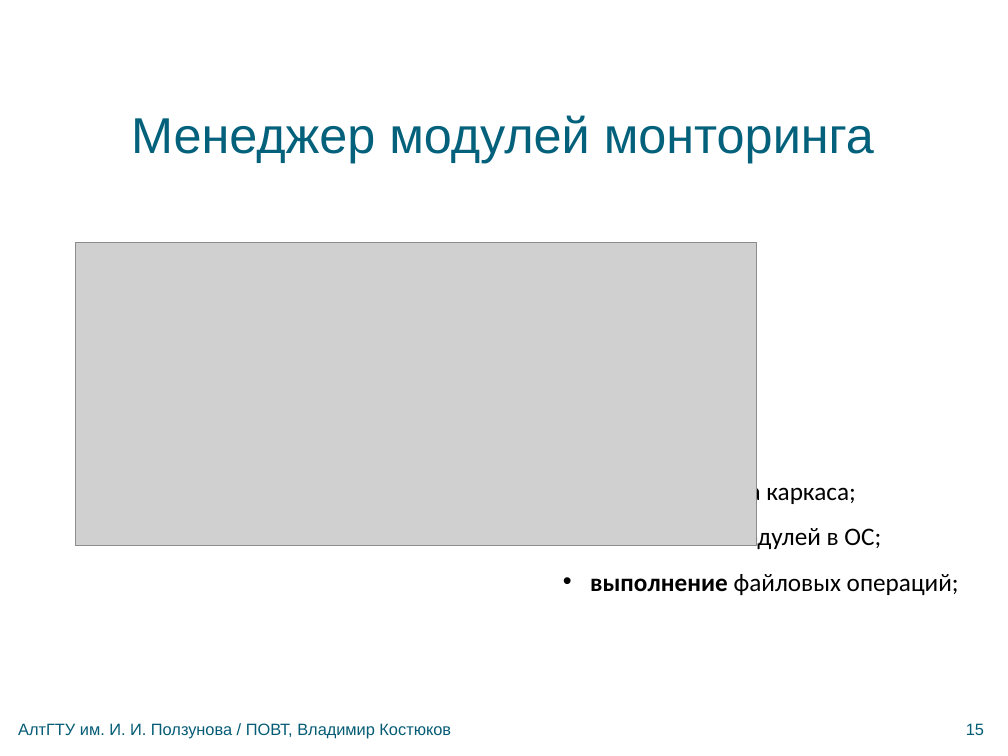
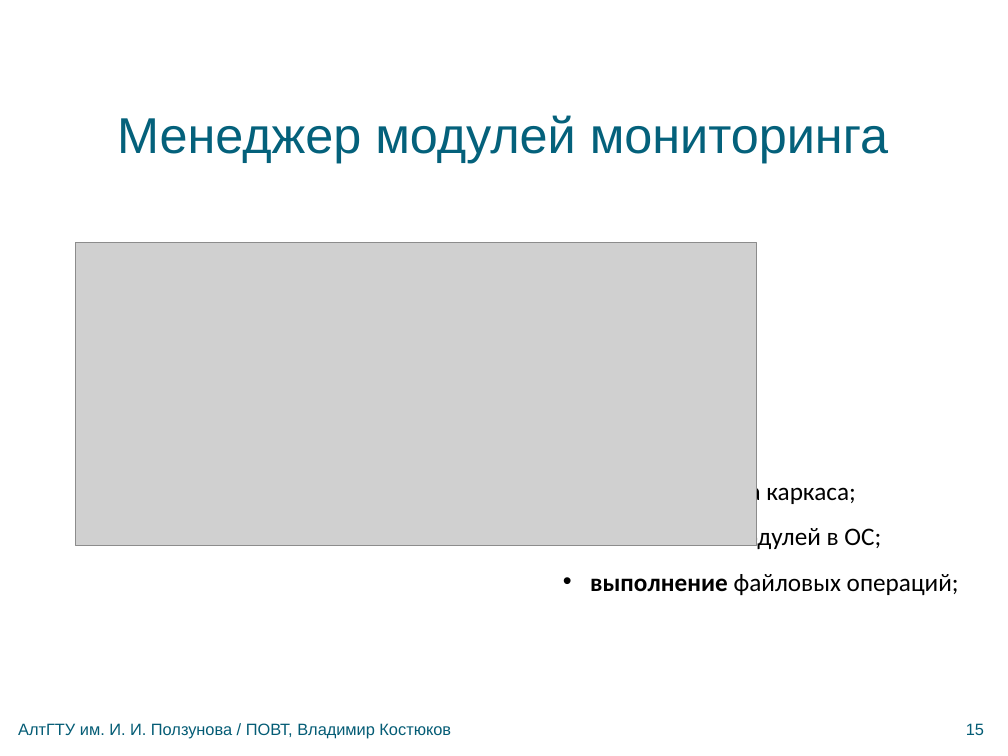
Before and after one commit to bluerain/snoopy, a slide deck: slide 15 of diploma/trunk/ppt/kostyukov.pptx. Drawn at 1008x756 pixels with LibreOffice and Linux fonts; fonts in the diff are those of the drawing; grey boxes stand for pictures; background and template pictures are left out. Boxes give left, top, right and bottom in pixels: in the first picture for what was removed or moved away, otherwise in the second. Text is boxed around its words. In the diff, an @@ line names an element or a change of style, - is before the commit and + after.

```diff
--- a/diploma/trunk/ppt/kostyukov.pptx
+++ b/diploma/trunk/ppt/kostyukov.pptx
@@ text at box(117, 115, 888, 163): text changed @@
-Менеджер модулей монторинга
+Менеджер модулей мониторинга
```
Also in this commit, not shown: 4 other slides changed.
